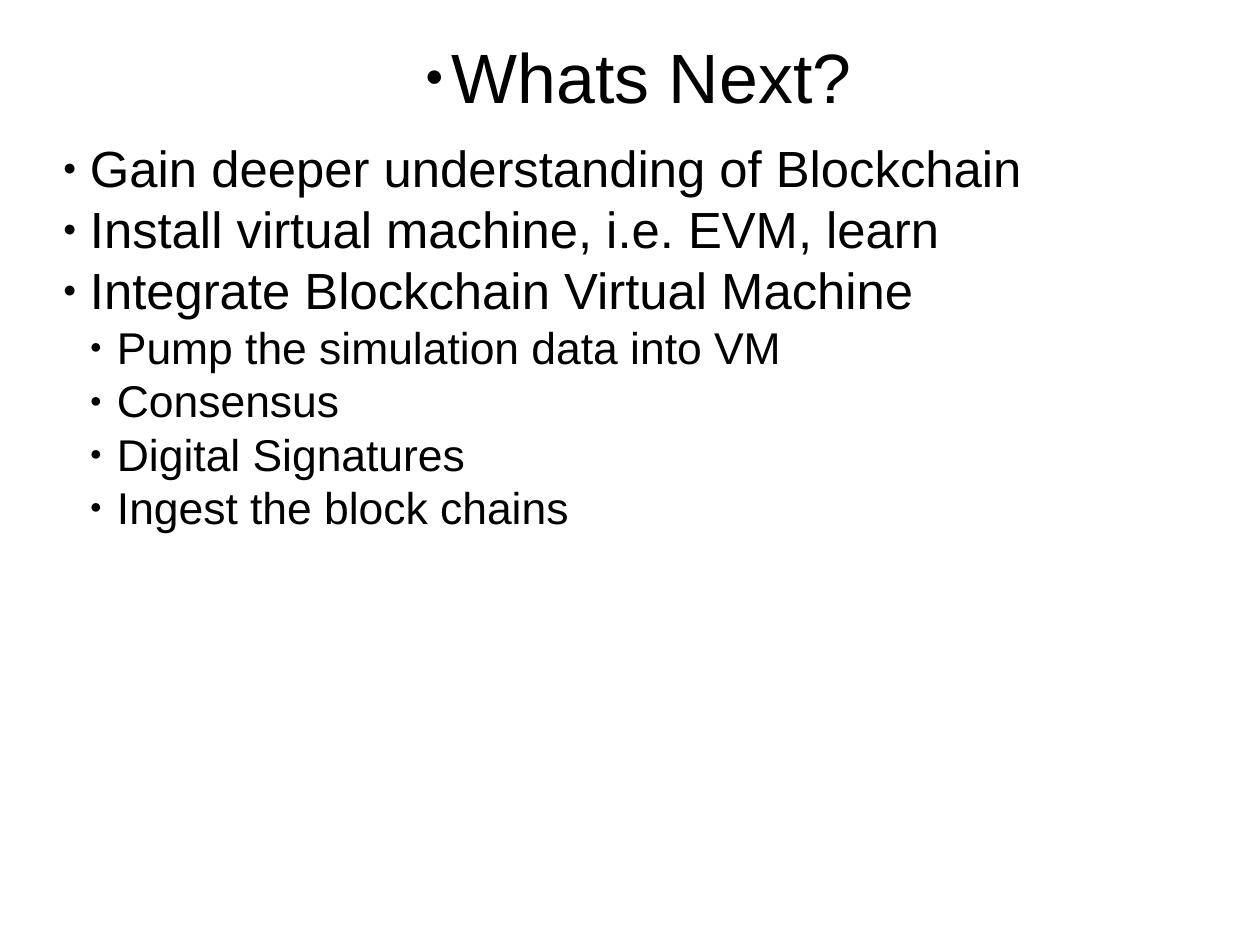
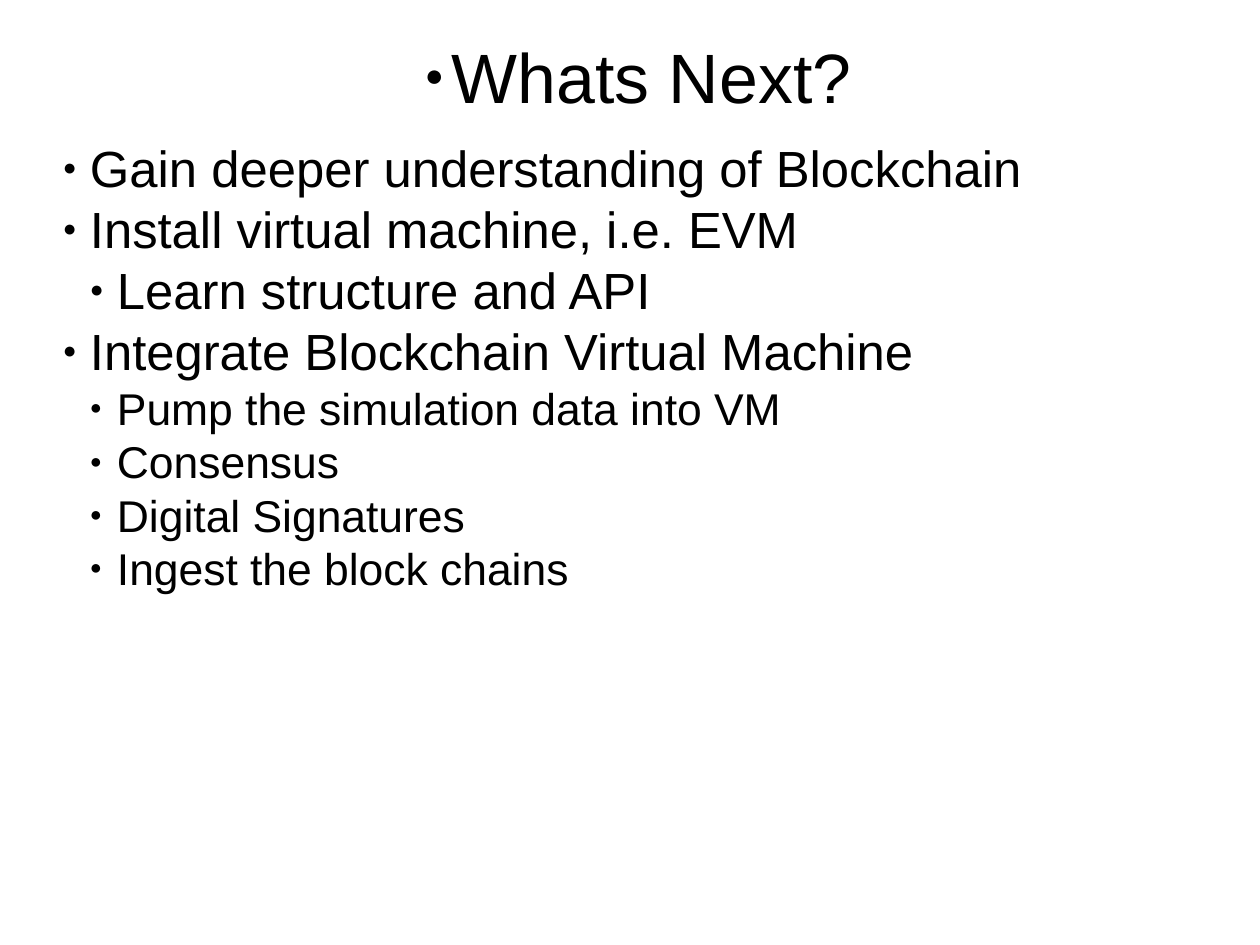
Before and after one commit to petezybrick/blockchain-supplychain, a slide deck: slide 35 of src/site/markdown/bcsc-v2.odp (slide 17 before the commit). Drawn at 1260x945 pixels with LibreOffice and Linux fonts; fonts in the diff are those of the drawing. Boxes give left, top, right and bottom in pixels: in the first picture for what was removed or moved away, otherwise in the second. Text is boxed around its words. In the diff, an @@ line names an element or a change of style, - is before the commit and + after.

```diff
--- a/src/site/markdown/bcsc-v2.odp
+++ b/src/site/markdown/bcsc-v2.odp
@@ text at [90,211,798,310]: text changed @@
-● Install virtual machine, i.e. EVM, learn
+● Install virtual machine, i.e. EVM
+  ● Learn structure and API
```
Also in this commit, not shown: 10 other slides changed, 20 slides added, 1 slide removed, 1 other file.
